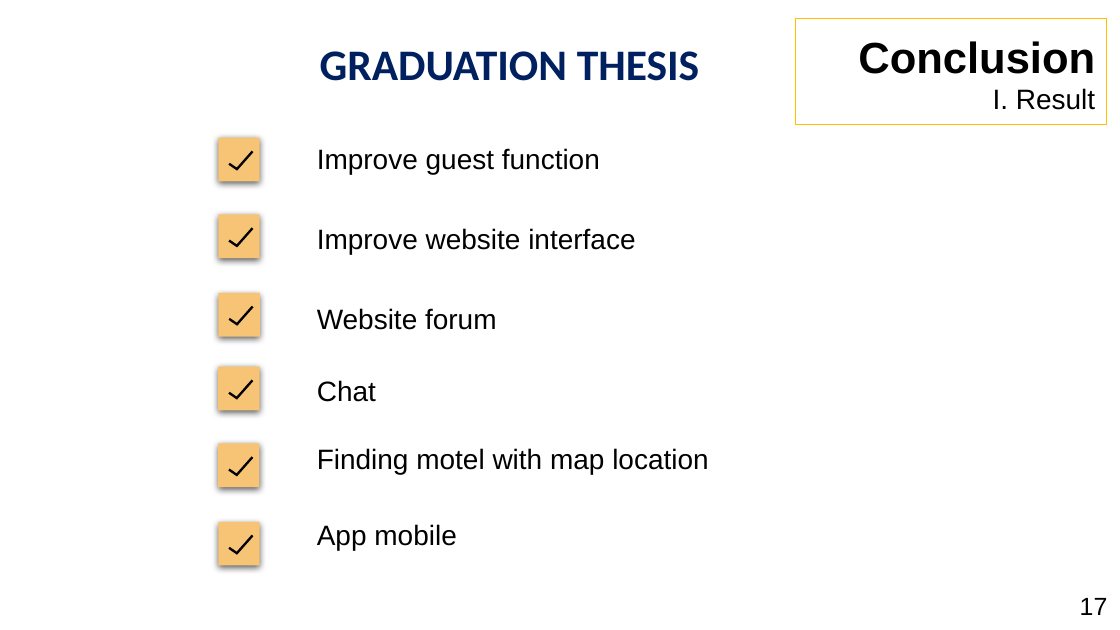
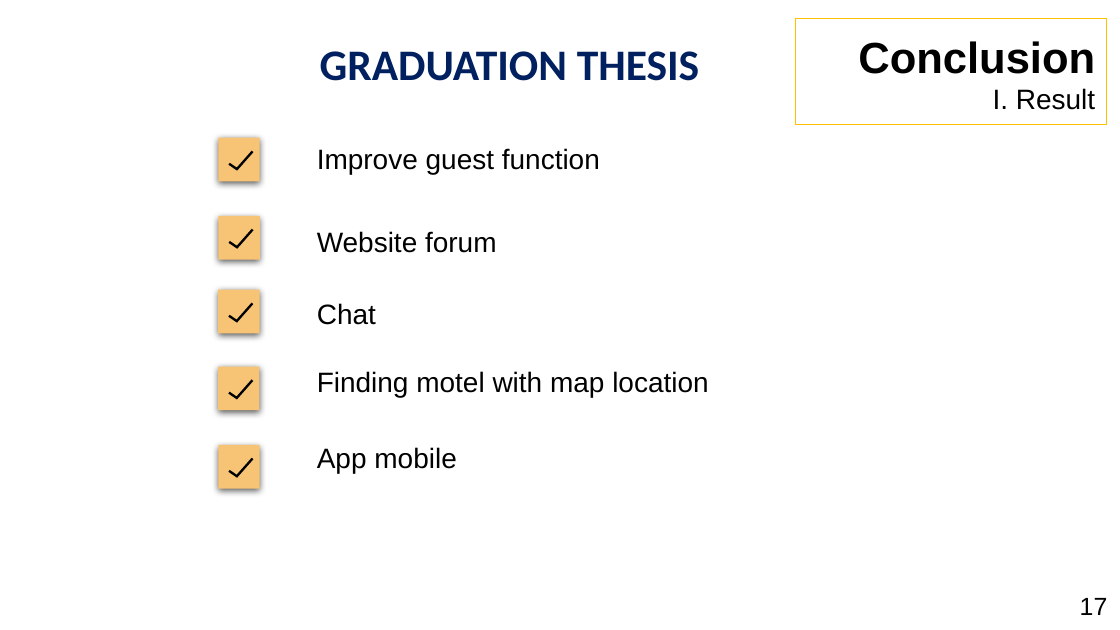
Before and after one commit to hoangchu234/webnhatroKLTN, a slide deck: slide 20 of Docs/Graduation thesis.pptx. Drawn at 1120x630 pixels with LibreOffice and Linux fonts; fonts in the diff are those of the drawing; background and template pictures are left out. Boxes give left, top, right and bottom in pixels: in the first picture for what was removed or moved away, otherwise in the second. Text is boxed around its words. In the diff, an @@ line names an element or a change of style, - is before the commit and + after.

```diff
--- a/Docs/Graduation thesis.pptx
+++ b/Docs/Graduation thesis.pptx
@@ text removed at (317, 228, 635, 254) @@
-Improve website interface
@@ rectangle: place and size @@
-rectangle at (218, 215, 260, 259)
+rectangle at (218, 290, 260, 334)
@@ rectangle removed at (218, 444, 260, 487) @@
@@ 4 texts, 3 freeform shapes, 2 rectangles: place and size @@
-4 texts, 3 freeform shapes, 2 rectangles at (218, 292, 708, 566)
+4 texts, 3 freeform shapes, 2 rectangles at (218, 216, 708, 488)
```
Also in this commit, not shown: 4 other slides changed, 2 slides removed, 5 other files.
